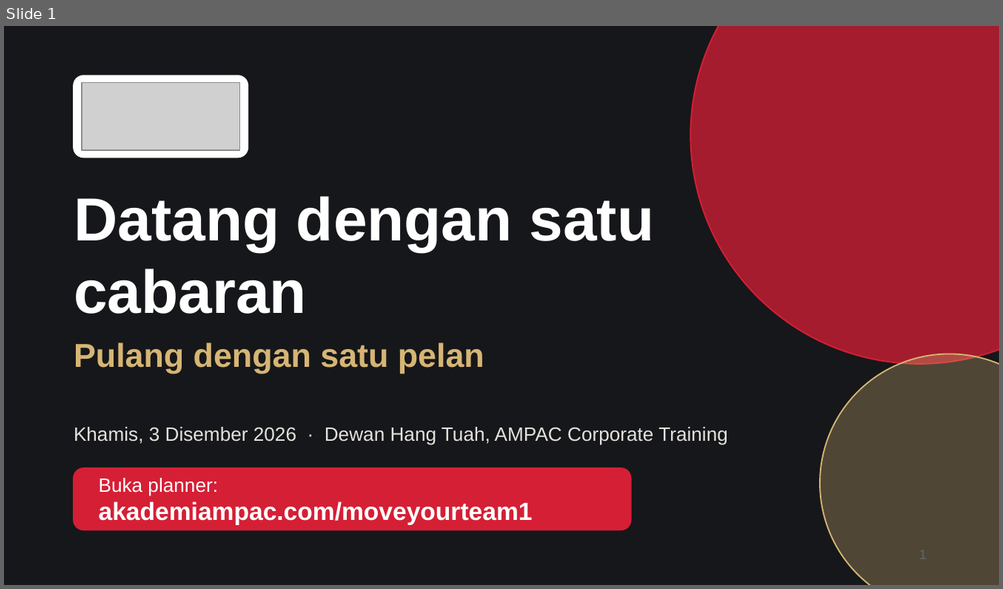
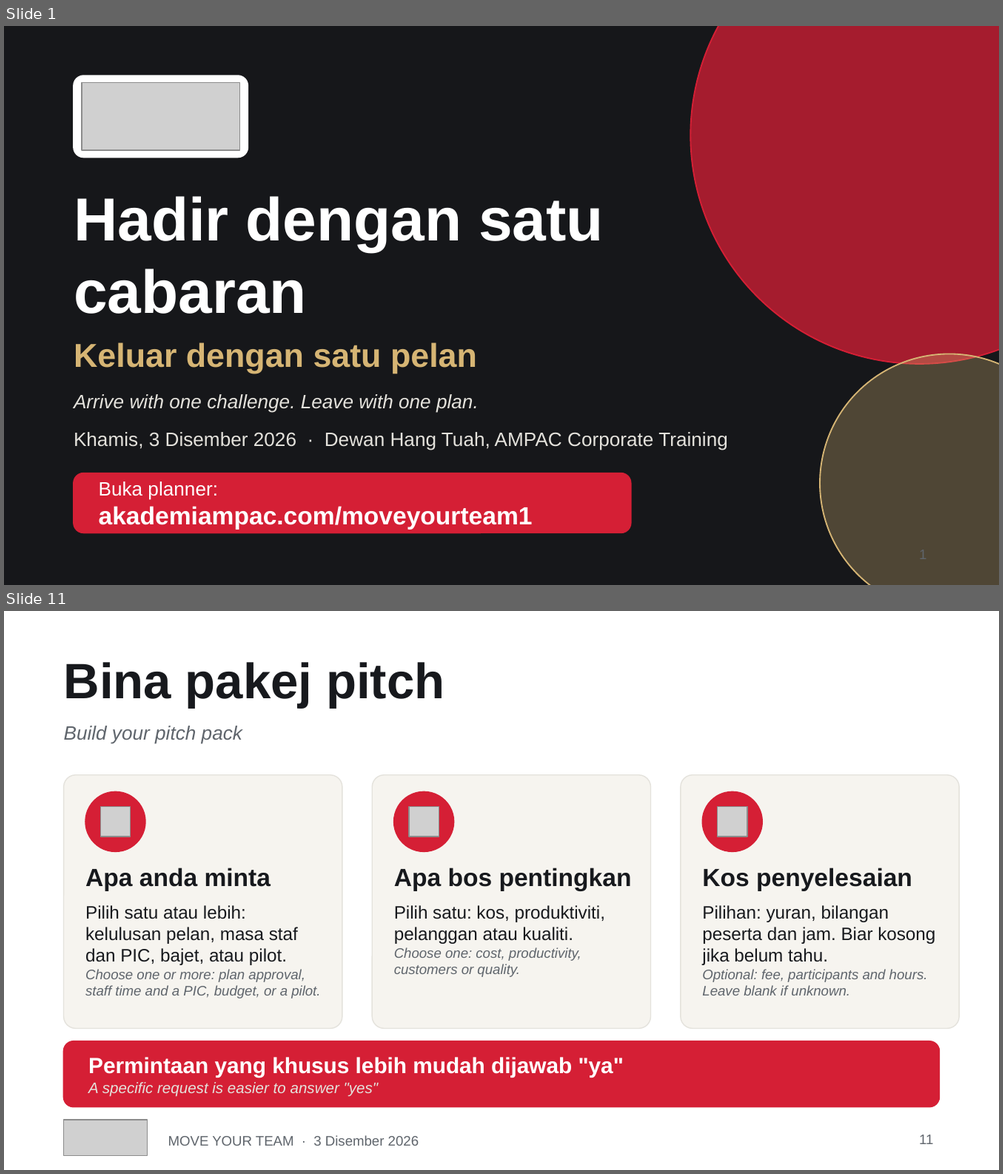
Before and after one commit to badrulsani/ampac-program, a slide deck: MOVE-YOUR-TEAM-Slaid-Fasilitator.pptx. Shown one above the other, each under a label of ours: slide 1 before the commit, slides 1 and 11 after it; the slides between them are not shown. The pictures are 1003x589 and 1003x1174 pixels, drawn with LibreOffice and Linux fonts; fonts in the diff are those of the drawing; grey boxes stand for pictures. Boxes give left, top, right and bottom in pixels: in the first picture for what was removed or moved away, otherwise in the second. Text is boxed around its words. In the diff, an @@ line names an element or a change of style, - is before the commit and + after.

```diff
--- a/MOVE-YOUR-TEAM-Slaid-Fasilitator.pptx
+++ b/MOVE-YOUR-TEAM-Slaid-Fasilitator.pptx
@@ slide 11 added at box(4, 611, 999, 1170), background #FFFFFF @@
@@ title added at box(64, 662, 444, 707), 36 pt, text #17191D, bold @@
+Bina pakej pitch
@@ text added at box(64, 726, 242, 744), 14 pt, text #5F656C, italic @@
+Build your pitch pack
@@ rounded rectangle added at box(64, 775, 342, 1028), fill #F6F4EF, outline #E4E2DC 0.75 pt @@
@@ rounded rectangle added at box(372, 775, 651, 1028), fill #F6F4EF, outline #E4E2DC 0.75 pt @@
@@ rounded rectangle added at box(680, 775, 959, 1028), fill #F6F4EF, outline #E4E2DC 0.75 pt @@
@@ ellipse added at box(85, 792, 145, 851), fill #D51F35, outline #D51F35 1 pt @@
@@ picture added at box(100, 807, 131, 837) @@
@@ ellipse added at box(394, 792, 453, 851), fill #D51F35, outline #D51F35 1 pt @@
@@ picture added at box(409, 807, 438, 837) @@
@@ ellipse added at box(702, 792, 762, 851), fill #D51F35, outline #D51F35 1 pt @@
@@ picture added at box(717, 807, 747, 837) @@
@@ text added at box(85, 868, 271, 891), 18 pt, text #17191D, bold @@
+Apa anda minta
@@ text added at box(394, 868, 632, 891), 18 pt, text #17191D, bold @@
+Apa bos pentingkan
@@ text added at box(702, 868, 912, 891), 18 pt, text #17191D, bold @@
+Kos penyelesaian
@@ text added at box(85, 906, 320, 999), 13 pt, text #17191D @@
+Pilih satu atau lebih: kelulusan pelan, masa staf dan PIC, bajet, atau pilot.
+Choose one or more: plan approval, staff time and a PIC, budget, or a pilot.
@@ text added at box(394, 906, 605, 977), 13 pt, text #17191D @@
+Pilih satu: kos, produktiviti, pelanggan atau kualiti.
+Choose one: cost, productivity, customers or quality.
@@ text added at box(702, 906, 935, 996), 13 pt, text #17191D @@
+Pilihan: yuran, bilangan peserta dan jam. Biar kosong jika belum tahu.
+Optional: fee, participants and hours. Leave blank if unknown.
@@ rounded rectangle added at box(64, 1042, 939, 1108), fill #D51F35, outline #D51F35 1 pt @@
@@ text added at box(88, 1057, 623, 1097), 16 pt, text #FFFFFF, bold @@
+Permintaan yang khusus lebih mudah dijawab "ya"
+A specific request is easier to answer "yes"
@@ picture added at box(64, 1120, 148, 1156) @@
@@ text added at box(168, 1136, 418, 1146), 10 pt, text #5F656C @@
+MOVE YOUR TEAM · 3 Disember 2026
@@ page number added at box(919, 1135, 933, 1145), 10 pt, text #5F656C @@
+11
@@ slide 1 changed as well @@
@@ title at box(74, 196, 603, 314): text changed @@
-Datang dengan satu cabaran
+Hadir dengan satu cabaran
@@ text at box(74, 343, 477, 374): text changed @@
-Pulang dengan satu pelan
+Keluar dengan satu pelan
@@ text added at box(74, 395, 478, 412), 14 pt, text #E4E2DC, italic @@
+Arrive with one challenge. Leave with one plan.
@@ 2 texts, 1 rounded rectangle: place and size @@
-2 texts, 1 rounded rectangle at box(74, 427, 728, 530)
+2 texts, 1 rounded rectangle at box(74, 432, 728, 533)
@@ rounded rectangle at box(74, 474, 631, 533): proportions changed @@
```
Also in this commit, not shown: 4 other slides changed, 13 other slides added, 3 slides removed.
